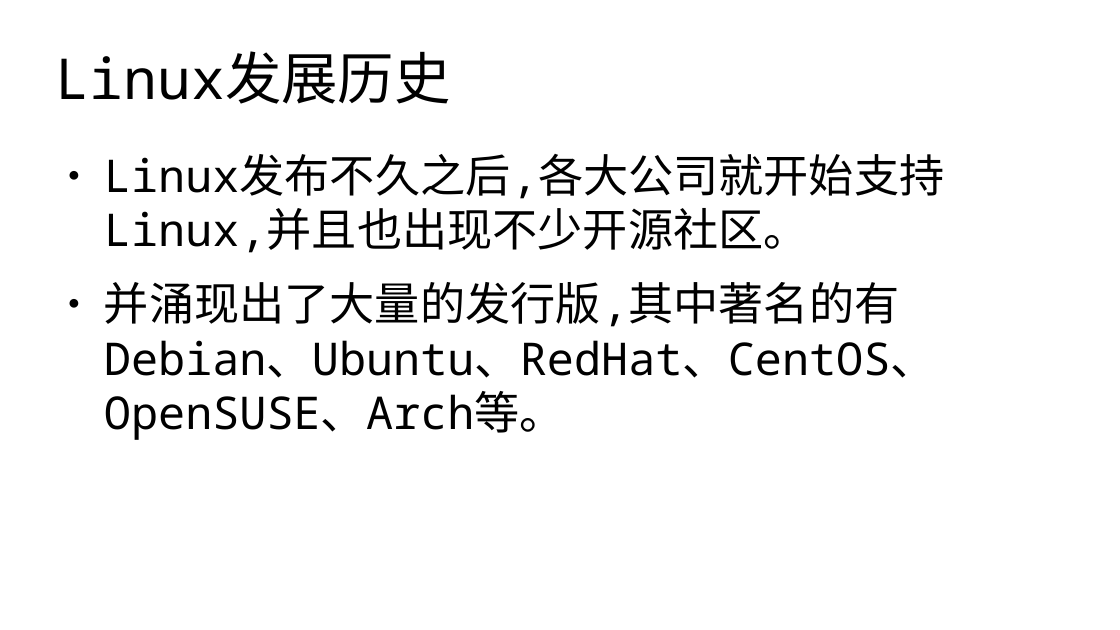
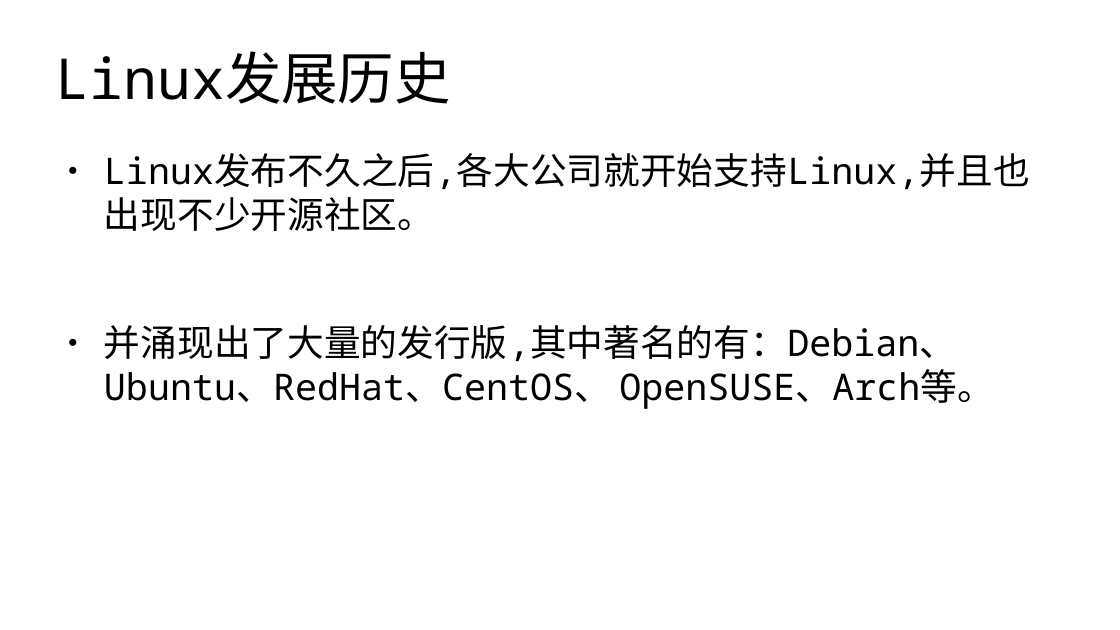
Before and after one commit to master-genius/linux-system, a slide deck: slide 24 of materials/slides/ch01-Linux-history.odp. Drawn at 1120x630 pixels with LibreOffice and Linux fonts; fonts in the diff are those of the drawing. Boxes give left, top, right and bottom in pixels: in the first picture for what was removed or moved away, otherwise in the second. Text is boxed around its words. In the diff, an @@ line names an element or a change of style, - is before the commit and + after.

```diff
--- a/materials/slides/ch01-Linux-history.odp
+++ b/materials/slides/ch01-Linux-history.odp
@@ text at (104, 153, 1030, 231): size 32 to 26 pt in "Linux发布不久之后,各大公司就开始支持Linux,并且也出现不少开源社区。" @@
@@ text at (104, 325, 994, 409): text changed; size 32 to 26 pt @@
-● 并涌现出了大量的发行版,其中著名的有Debian、Ubuntu、RedHat、CentOS、 OpenSUSE、Arch等。
+● 并涌现出了大量的发行版,其中著名的有：Debian、Ubuntu、RedHat、CentOS、 OpenSUSE、Arch等。
```
Also in this commit, not shown: 29 other slides changed, 16 other files.
